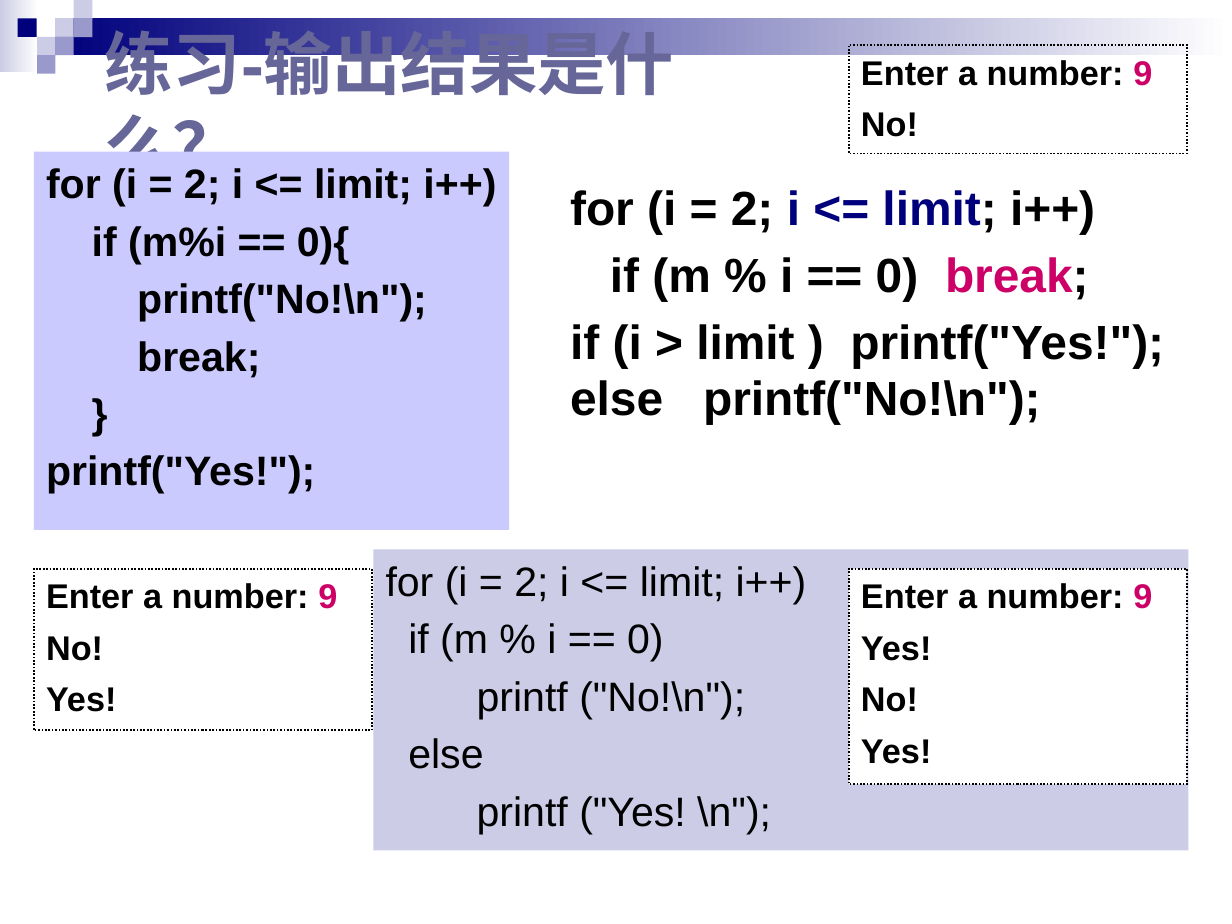
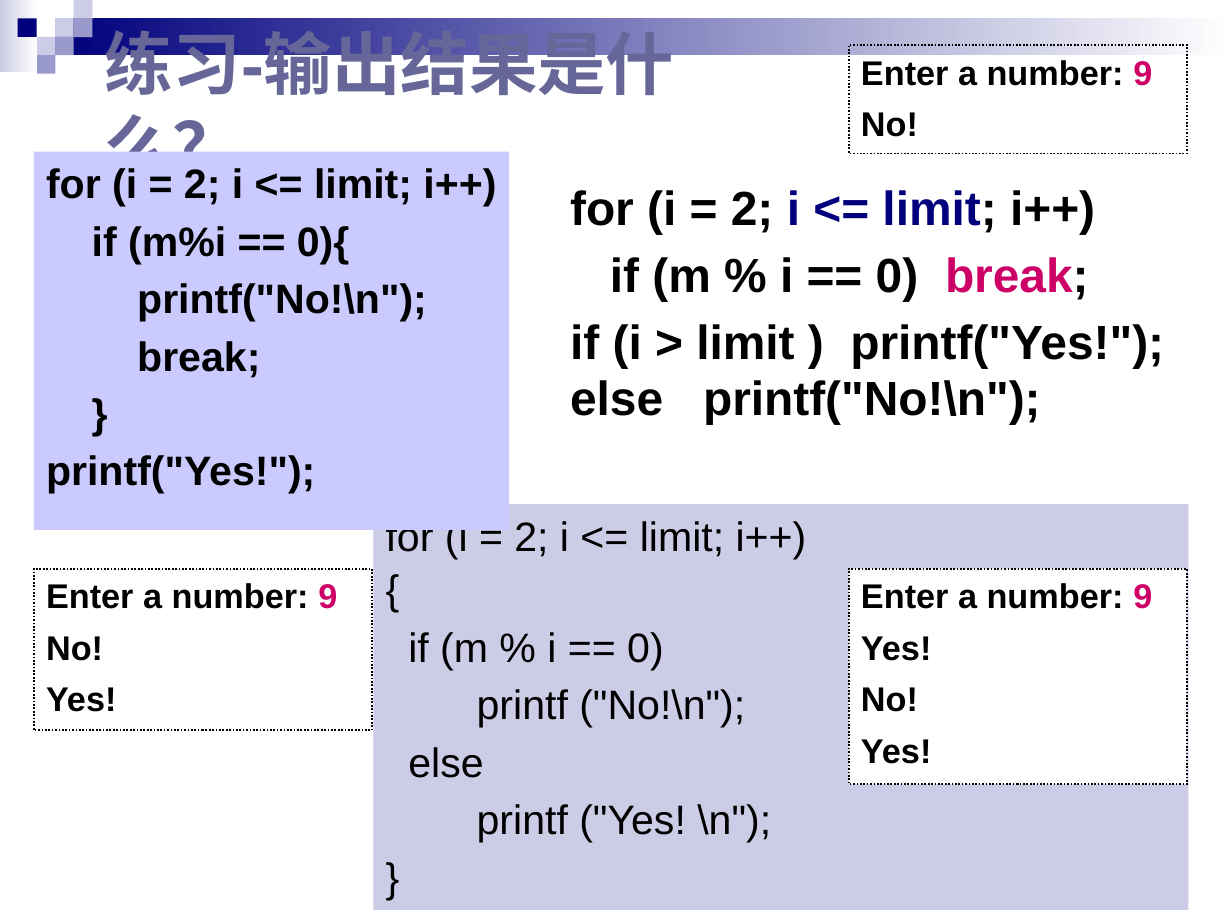
Before and after one commit to BruceY-rgb/sixingyangteaching-mkdocs, a slide deck: slide 26 of day4/chap04循环结构.pptx. Drawn at 1232x924 pixels with LibreOffice and Linux fonts; fonts in the diff are those of the drawing. Boxes give left, top, right and bottom in pixels: in the first picture for what was removed or moved away, otherwise in the second. Text is boxed around its words. In the diff, an @@ line names an element or a change of style, - is before the commit and + after.

```diff
--- a/day4/chap04循环结构.pptx
+++ b/day4/chap04循环结构.pptx
@@ text in rectangle at box(373, 504, 1188, 909): paragraph added @@
+{
@@ text in rectangle at box(373, 504, 1188, 909): paragraph added @@
+}
@@ rectangle "for (i = 2; i ...": place and size @@
-rectangle "for (i = 2; i ..." at box(373, 549, 1188, 850)
+rectangle "for (i = 2; i ..." at box(373, 504, 1188, 909)
```
Also in this commit, not shown: 1 other slide changed, 34 other files.
